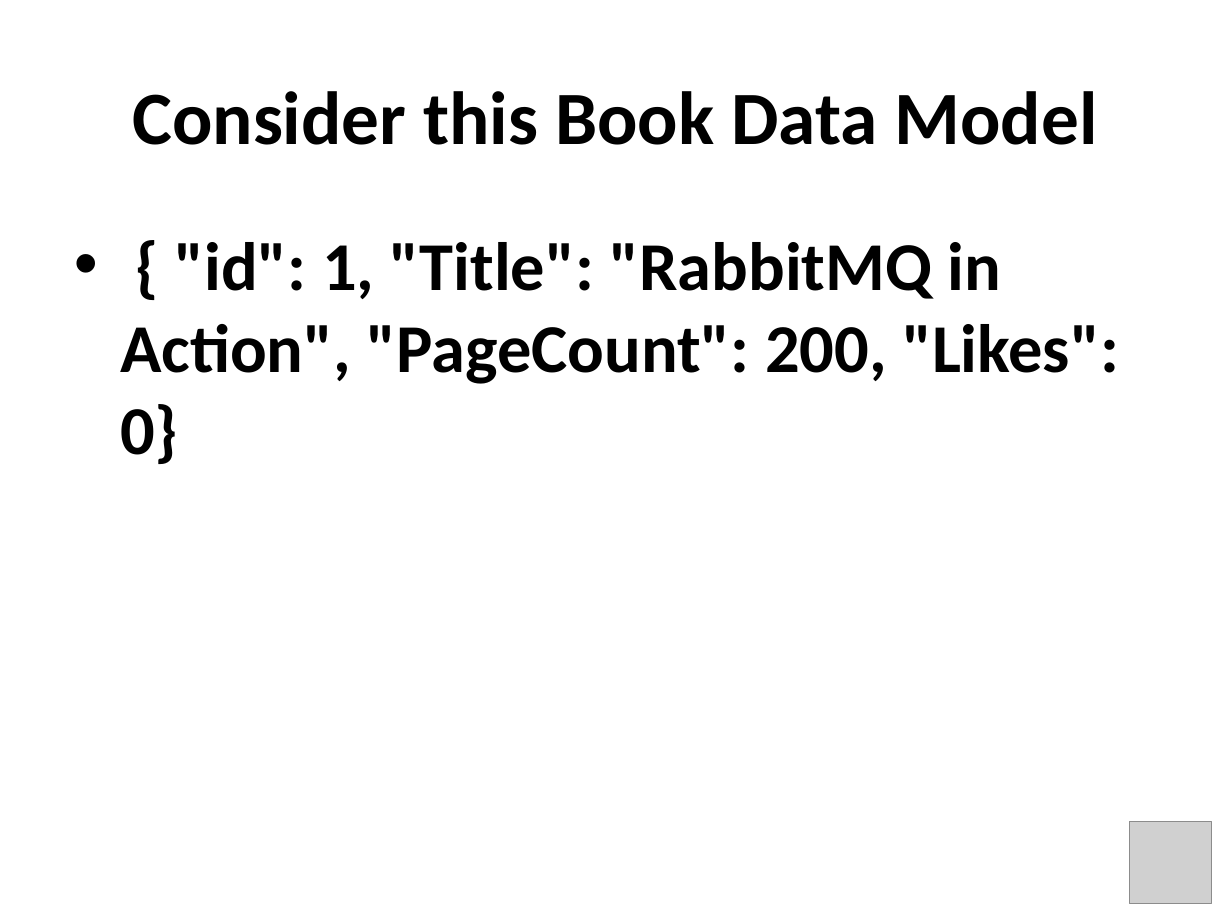
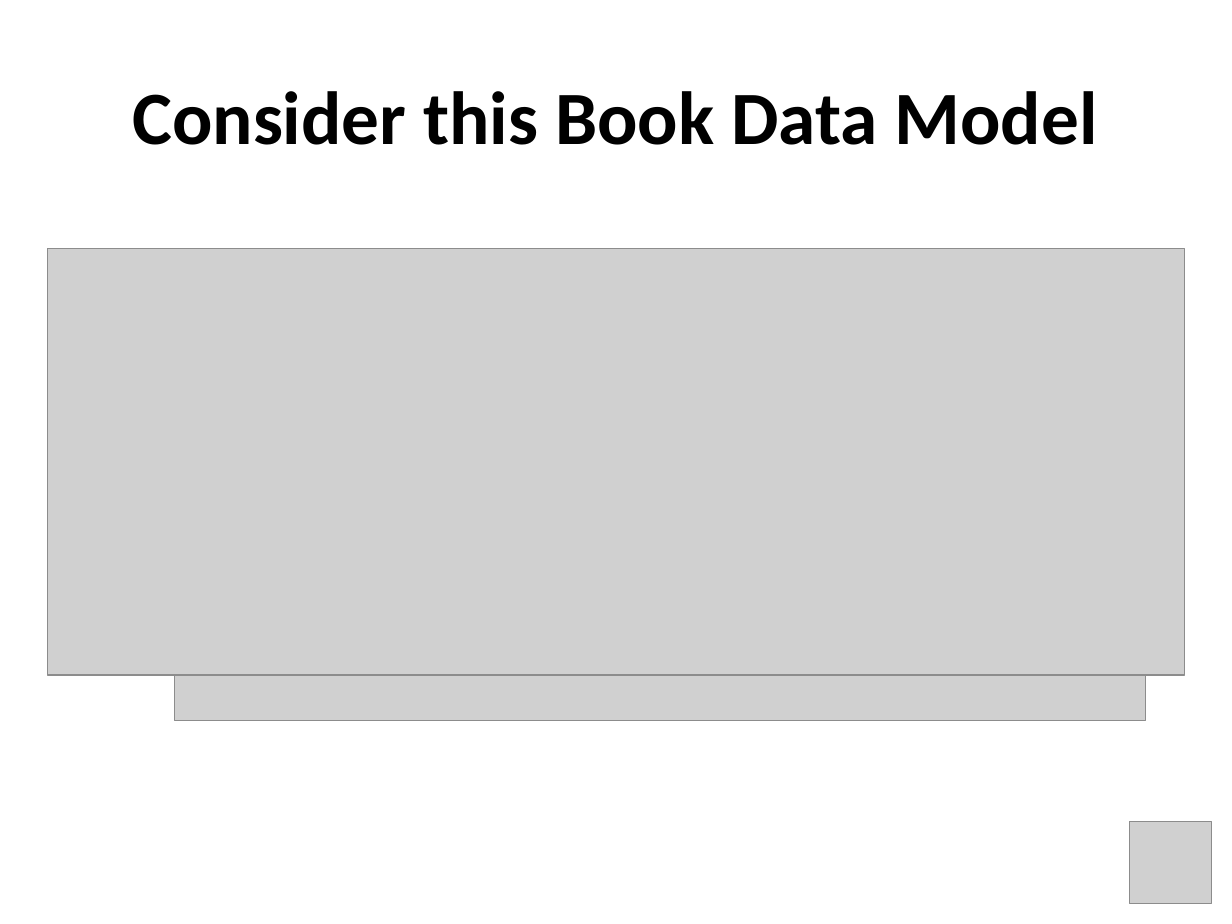
Before and after one commit to jkoynok/TechFest.BackBone, a slide deck: slide 8 of TechFest.Backbone/tf.backbone.pptx. Drawn at 1232x924 pixels with LibreOffice and Linux fonts; fonts in the diff are those of the drawing; grey boxes stand for pictures. Boxes give left, top, right and bottom in pixels: in the first picture for what was removed or moved away, otherwise in the second. Text is boxed around its words. In the diff, an @@ line names an element or a change of style, - is before the commit and + after.

```diff
--- a/TechFest.Backbone/tf.backbone.pptx
+++ b/TechFest.Backbone/tf.backbone.pptx
@@ picture added at (x1=48, y1=249, x2=1185, y2=675) @@
@@ text removed at (x1=120, y1=242, x2=1119, y2=464) @@
-• { "id": 1, "Title": "RabbitMQ in Action", "PageCount": 200, "Likes": 0}
@@ picture added at (x1=175, y1=308, x2=1146, y2=721) @@
```
Also in this commit, not shown: 3 other slides changed, 2 slides added.
